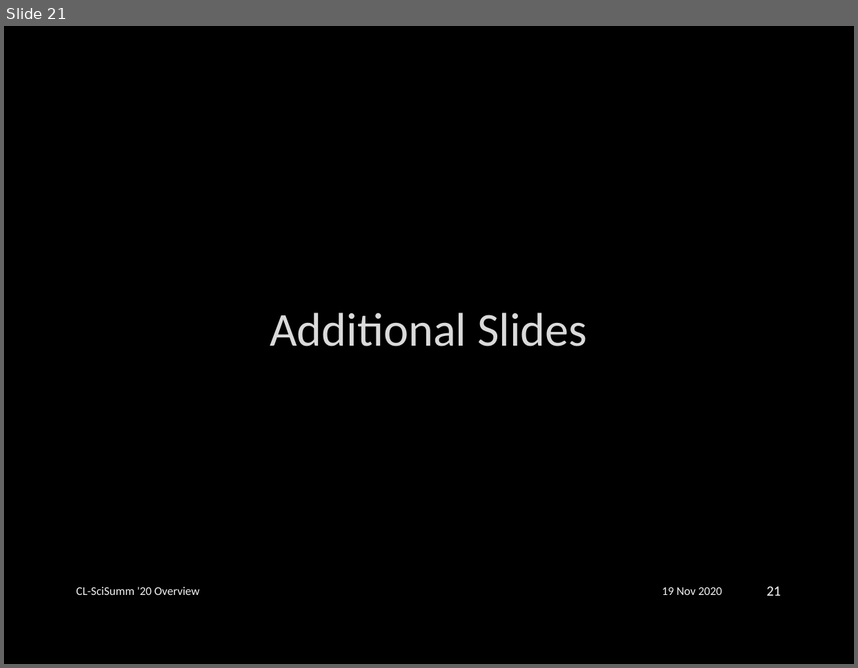
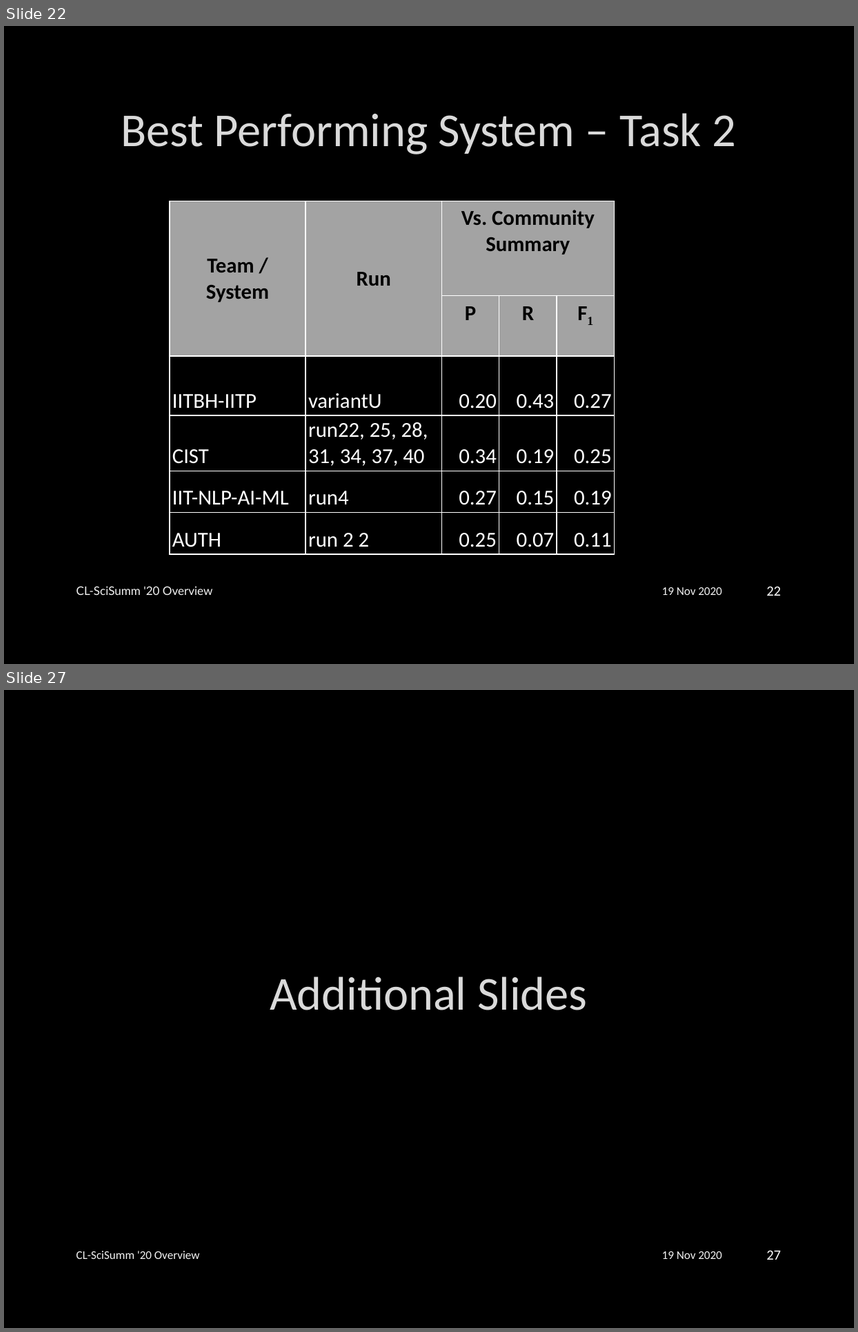
Before and after one commit to WING-NUS/scisumm-corpus, a slide deck: publications/CL-SciSumm2020/CL-SciSumm2020_slidedeck.pptx. Shown one above the other, each under a label of ours: slide 21 before the commit, slides 22 and 27 after it; the slides between them are not shown. The pictures are 858x668 and 858x1332 pixels, drawn with LibreOffice and Linux fonts; fonts in the diff are those of the drawing; background and template pictures are left out. Boxes give left, top, right and bottom in pixels: in the first picture for what was removed or moved away, otherwise in the second. Text is boxed around its words. In the diff, an @@ line names an element or a change of style, - is before the commit and + after.

```diff
--- a/publications/CL-SciSumm2020/CL-SciSumm2020_slidedeck.pptx
+++ b/publications/CL-SciSumm2020/CL-SciSumm2020_slidedeck.pptx
@@ slide 22 added at (x1=4, y1=26, x2=854, y2=664), background picture (left out) @@
@@ title added at (x1=121, y1=113, x2=736, y2=154), 40 pt, text #DADADA @@
+Best Performing System – Task 2
@@ table added at (x1=170, y1=201, x2=615, y2=550), 6 rows, 5 columns @@
+Team / System | Run | Vs. Community Summary |  | 
+ |  | P | R | F1
+IITBH-IITP | variantU | 0.20 | 0.43 | 0.27
+CIST | run22, 25, 28, 31, 34, 37, 40 | 0.34 | 0.19 | 0.25
+IIT-NLP-AI-ML | run4 | 0.27 | 0.15 | 0.19
+AUTH | run 2 2 | 0.25 | 0.07 | 0.11
@@ text added at (x1=76, y1=586, x2=213, y2=595), 10 pt, text #F2F2F2 @@
+CL-SciSumm '20 Overview
@@ text added at (x1=662, y1=587, x2=722, y2=595), 10 pt, text #F2F2F2 @@
+19 Nov 2020
@@ page number added at (x1=766, y1=586, x2=781, y2=595), 12 pt, text #FFFFFF @@
+22
@@ what was slide 21 is now slide 27 @@
@@ page number at (x1=766, y1=1250, x2=781, y2=1259): text changed @@
-21
+27
```
Also in this commit, not shown: 17 slides changed, 5 other slides added.
